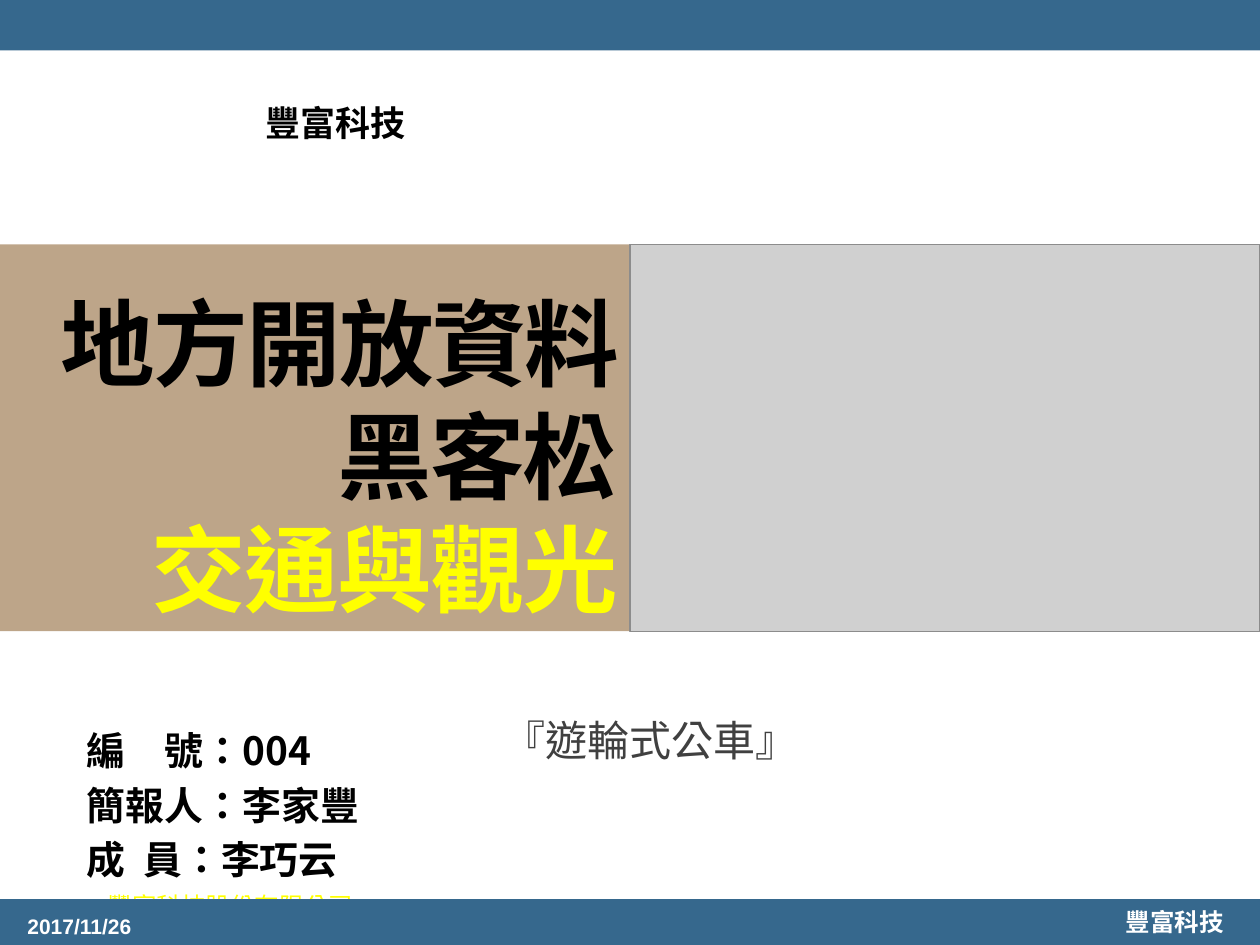
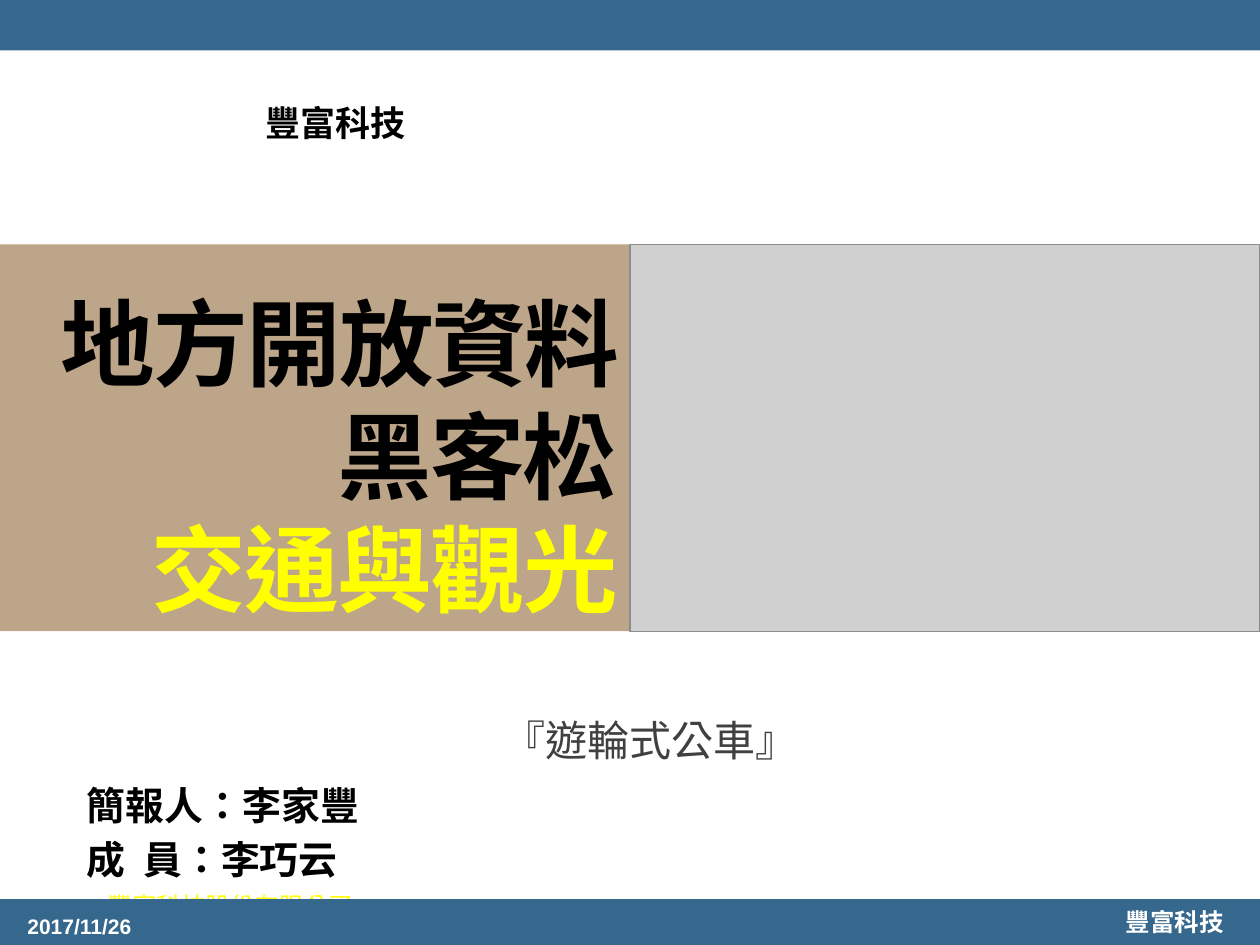
Before and after one commit to happyabbi/Hachthon1126, a slide deck: slide 1 of 豐富科技-地方開放資料黑客松-交通與觀光26.pptx. Drawn at 1260x945 pixels with LibreOffice and Linux fonts; fonts in the diff are those of the drawing; grey boxes stand for pictures; background and template pictures are left out. Boxes give left, top, right and bottom in pixels: in the first picture for what was removed or moved away, otherwise in the second. Text is boxed around its words. In the diff, an @@ line names an element or a change of style, - is before the commit and + after.

Commit message:
豐富科技-地方開放資料黑客松-交通與觀光26

```diff
--- a/豐富科技-地方開放資料黑客松-交通與觀光26.pptx
+++ b/豐富科技-地方開放資料黑客松-交通與觀光26.pptx
@@ text at box(87, 732, 311, 769): paragraph removed @@
-編 號：004
```
Also in this commit, not shown: 1 other slide changed, 1 slide added, 2 other files.
